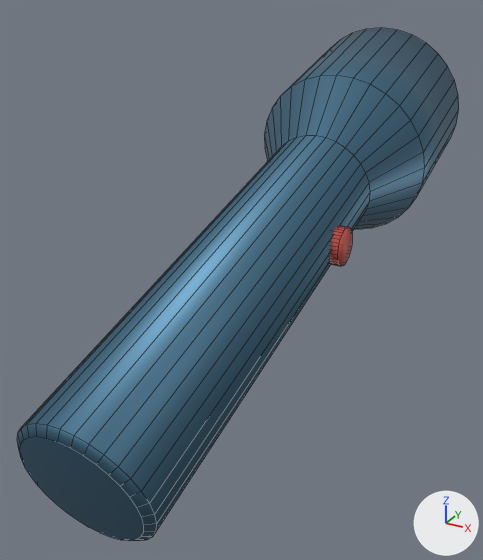
The FBX model Assets/Meshes/flashlight.fbx, before and after one commit.
One viewpoint serves both versions: a camera (50 mm lens) standing at (0.055, -0.163, 0.0785) and looking at (-0.0068, -0.0507, 0.0224). Every picture has the same lights, and +X, +Y and +Z are marked at lower right. Mesh edges are drawn as thin lines. Where no turn or scale is listed for an object, it has been applied to the vertices.

In view in the first picture: 'taskulamppu'.
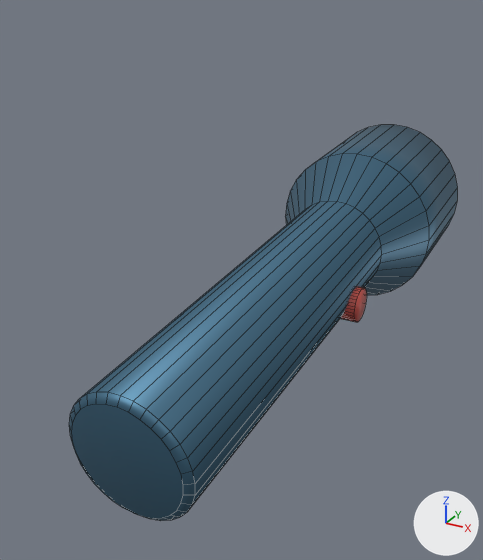
Pixel boxes (x1, y1, x2, y2) of what changed, in the pictures (483 x 560 px; the box of a moved part takes in the faces that stretch with it):
'taskulamppu', reshaped, moved (12% narrower, 23% shorter): before (17, 28, 459, 541); after (69, 124, 458, 521)
part 1 of me_nappula, moved or reshaped: before (17, 28, 459, 541); after (69, 124, 458, 521)
part 2 of me_nappula, moved or reshaped: before (330, 226, 352, 266); after (341, 286, 367, 322)

What the commit changed:
me_nappula has 288 vertices, 229 faces and spans x -0.02..0.02, y -0.1123..0.0201, z -0.0424..0.0234.
me_nappula is used by ob_taskulamppu; location (0.0, 0.0, 0.0457).
me_nappula part 1: the loose piece of 224 vertices spanning x -0.02..0.02, y -0.1123..0.0201, z -0.0424..0.0234 is turned -11.5 degrees about the x axis through its middle, then moved by (0.0, 0.0616, 0.0302).
me_nappula part 2: the loose piece of 64 vertices spanning x 0.0057..0.0135, y -0.0491..-0.0412, z -0.0179..-0.0101 is turned -11.5 degrees about the x axis through its middle, then moved by (0.0, 0.0614, 0.0273).
Object 'taskulamppu' (ob_taskulamppu) moves from (0.0, 0.0, 0.0457) to (0.0, -0.0487, 0.0003).
